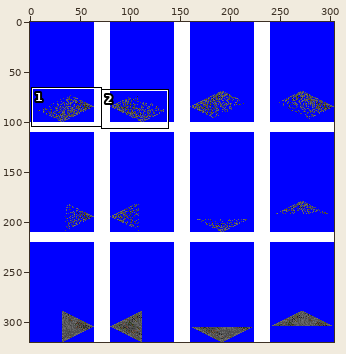
Sprite sheet: src (dirty)/gfx/ground_transition_type1.png. Above: a wide view before the commit, with the close-up outlined.
Close-up. Before:
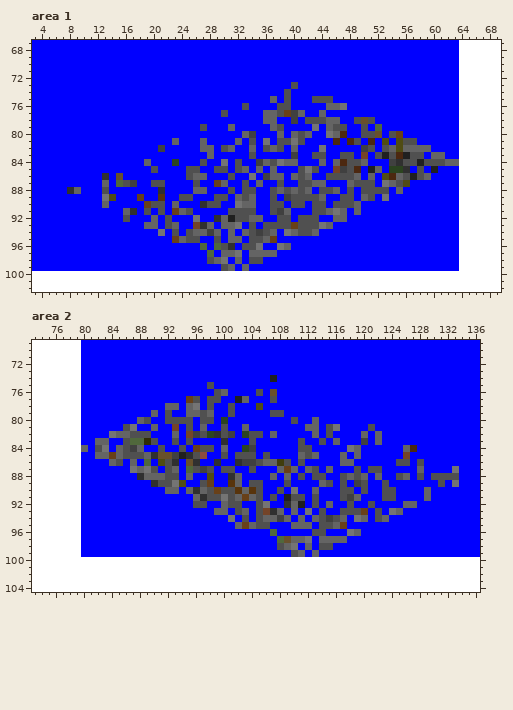
The file is 304x320 pixels. Shown: area 1: x 3..69, y 67..102; area 2: x 73..136, y 69..104. The commit also changed other parts of the picture, which this record leaves out.
Once edited:
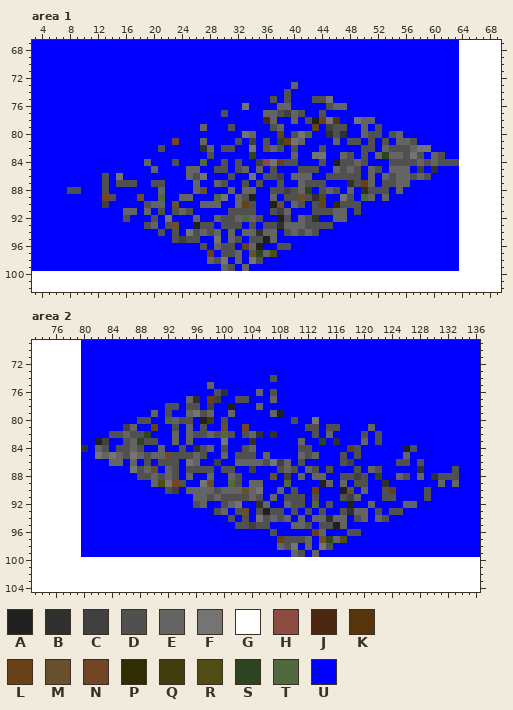
Palette (. is transparent): A #202020  B #303030  C #404040  D #505050  E #646464  F #747474  G #ffffff  H #8c4c40  J #4c2810  K #58340c  L #684018  M #68502c  N #744428  P #302c04  Q #403c0c  R #504c14  S #2c4420  T #50683c  U #0000ff
Change:
Area 1:
y 73: x 40 D -> E
y 75: x 37 E -> D; x 45 D -> F
y 76: x 33 D -> F; x 38..39 DD -> EE; x 45 E -> D; x 47 F -> E
y 77: x 39..41 LCE -> CED; x 44 E -> D
y 78: x 36 E -> J; x 40 C -> E; x 43..46 DDEE -> ALFK; x 49..51 DMD -> FEE
y 79: x 27 D -> E; x 31 E -> D; x 37..38 ED -> DE; x 43 F -> L; x 45 E -> C; x 50 D -> E; x 52 T -> D
y 80: x 33..34 EC -> FE; x 38 E -> L; x 40..42 EDE -> DFT; x 45..47 FEJ -> BDB; x 50 D -> E; x 52 M -> D; x 55 L -> E
y 81: x 23 E -> N; x 32 E -> D; x 34 D -> C; x 36 F -> D; x 38..39 DD -> SL; x 41 D -> E; x 46 J -> E; x 48 J -> D; x 51 J -> D; x 53 R -> D; x 55..56 RD -> EE
y 82: x 21 C -> D; x 27 E -> B; x 31 E -> D; x 34 E -> F; x 36 D -> M; x 40 E -> D; x 44 F -> D; x 50 C -> D; x 53..56 DERE -> EDDD; x 58..59 EE -> FF
y 83: x 28 E -> D; x 34 D -> S; x 40 C -> E; x 43..44 DD -> FF; x 47 D -> E; x 50 N -> D; x 52..57 DADJAD -> ESEEDF; x 61 E -> D
y 84: x 23 S -> D; x 27 D -> T; x 30 F -> D; x 36..40 EDFEE -> HFLDD; x 44 E -> D; x 46..47 EJ -> AD; x 49..50 DE -> ED; x 54..55 CB -> DD; x 58 A -> E; x 60 D -> E; x 62..63 EE -> DD
y 85: x 20 D -> E; x 25..26 DD -> EE; x 37 E -> D; x 42 F -> D; x 46..49 NCDJ -> EDED; x 51..52 AE -> ED; x 54..56 SSB -> EEE; x 58 D -> C; x 60 A -> B
y 86: x 13 B -> D; x 15 M -> F; x 25..27 DEE -> EDF; x 36..38 CEE -> DDC; x 41 D -> E; x 49 E -> D; x 53..54 RJ -> ED; x 56..59 DADE -> EDED
y 87: x 13 E -> D; x 15 T -> D; x 17 C -> D; x 26 D -> E; x 29..30 LE -> ED; x 35 E -> D; x 41 D -> E; x 43..44 EE -> DD; x 48 E -> B; x 50..51 DD -> LE; x 53..56 FEDR -> DDEE
y 88: x 8..9 BE -> DD; x 21 B -> E; x 27 E -> M; x 31 D -> E; x 33..34 DD -> EE; x 38..42 EDEDE -> DCDES; x 45..46 DE -> ED; x 48 D -> E; x 50 D -> B
y 89: x 13..14 FR -> ND; x 18 L -> M; x 21 K -> T; x 24..25 DD -> EE; x 29..30 DD -> TF; x 34 E -> A; x 37 D -> E; x 39 C -> D; x 41 D -> M; x 43..44 DE -> BR; x 47 D -> F; x 50..51 ED -> TE; x 53 F -> E
y 90: x 13 E -> C; x 19..21 LDD -> DEE; x 23 E -> M; x 27..29 BDD -> EEE; x 32..34 FEE -> ELD; x 37..38 DD -> AM; x 40 D -> E; x 44 D -> L; x 46 D -> P; x 49 E -> D
y 91: x 17 B -> E; x 19 D -> E; x 23 L -> D; x 45..46 EF -> DE; x 49 E -> D
y 92: x 20 E -> D; x 22 D -> F; x 26 F -> E; x 29..33 BEADD -> EDDET; x 35 E -> D; x 38 D -> A; x 41 D -> E; x 43 D -> B
y 93: x 19 E -> D; x 23 E -> M; x 26..28 NBE -> ADD; x 30..32 EEF -> DDD; x 38..41 DDLD -> BEEE; x 44..45 FE -> DD
y 94: x 21 F -> D; x 25..26 DE -> FD; x 28 C -> D; x 34..36 DCD -> EBE; x 39 F -> D; x 42..43 DE -> ED
y 95: x 23..24 LE -> DC; x 29 D -> F; x 32 E -> D; x 36..37 EL -> AE
y 96: x 27 T -> D; x 29 T -> E; x 31 B -> D; x 33..35 DDF -> LEA; x 38..39 FE -> DD
y 97: x 28 T -> L; x 30..32 EEF -> DDE; x 34..35 EE -> MS; x 37 E -> R
y 98: x 28..29 DE -> ED; x 34 D -> F
y 99: x 30..31 DE -> ED
Area 2:
y 74: x 107 A -> D
y 75: x 98 D -> E
y 76: x 100 E -> B; x 105 D -> E; x 107 M -> D
y 77: x 95..96 LD -> EB; x 98..99 DD -> LC; x 102..103 AE -> DD; x 107 D -> E
y 78: x 92..93 EE -> DD; x 95..96 EF -> DD; x 98 D -> C; x 101 D -> A; x 105 R -> E
y 79: x 96 E -> F; x 101 D -> E; x 107..108 DD -> EA
y 80: x 88 E -> D; x 92..93 DD -> TE; x 97..98 DD -> AQ; x 100 S -> D; x 113 E -> F
y 81: x 86..87 DF -> CE; x 90 E -> L; x 93 N -> D; x 95 D -> E; x 97 E -> D; x 100 D -> M; x 103 E -> N; x 112..113 EE -> DD; x 116 F -> D; x 121 D -> E
y 82: x 84..85 FE -> DD; x 89 D -> S; x 95..96 NC -> ED; x 98..101 SBDC -> EDTD; x 103..105 SDD -> DEB; x 107 E -> B; x 113 E -> D; x 115 D -> E; x 120 E -> D; x 122 E -> D
y 83: x 82..83 EE -> AC; x 87..89 TTP -> ESD; x 93 D -> E; x 95 D -> E; x 100 B -> F; x 104 D -> B; x 111 D -> E; x 114 D -> S; x 116 E -> B; x 120 C -> E; x 122 E -> D
y 84: x 80 E -> B; x 82..83 DF -> ED; x 85 E -> D; x 87..88 CE -> ED; x 91 D -> E; x 96 L -> B; x 98 D -> E; x 100 E -> D; x 103..104 SC -> DE; x 118..119 FE -> LD; x 126..127 EJ -> AD
y 85: x 82 E -> F; x 84 L -> F; x 87..91 DDEBM -> FEDEE; x 93..97 CABDH -> DDDED; x 100 D -> E; x 106 D -> E; x 117 E -> D; x 119 E -> D; x 126 N -> E
y 86: x 85 D -> E; x 89 T -> D; x 91 R -> D; x 93 B -> D; x 95..96 MB -> FE; x 99 B -> C; x 102..109 BCCDEEQD -> EEEEDFCE; x 117..118 EE -> DC
y 87: x 88..90 EFD -> DEM; x 92..93 DE -> ED; x 95 T -> D; x 97 C -> D; x 104 D -> C; x 108..110 ELE -> DED; x 115 E -> D; x 121 D -> E; x 128 E -> B; x 133 F -> D
y 88: x 88..89 BE -> DD; x 91..92 ED -> DE; x 98 R -> E; x 101..102 BE -> ED; x 107 E -> M; x 109 E -> C; x 111 D -> E; x 113..114 DD -> EE; x 118..120 EDE -> DCD; x 122 E -> S; x 125..126 DE -> ED; x 128 D -> E; x 130 D -> B
y 89: x 90..94 BDDFR -> ERFND; x 97..98 DL -> FM; x 101..102 KE -> TD; x 104..105 DD -> EE; x 109 D -> T; x 114..115 ED -> AE; x 117 D -> E; x 119 C -> D; x 123 D -> B; x 131 D -> E; x 133 F -> E
y 90: x 92..93 EE -> DC; x 96 B -> E; x 98..105 DLDDKEKD -> EDEEEMEF; x 108 D -> E; x 110 F -> D; x 113 E -> L; x 117..118 DD -> AM; x 120 D -> E; x 124 D -> L; x 129 E -> D
y 91: x 97 B -> E; x 99..100 DF -> ED; x 102..103 EL -> DD; x 107 D -> E; x 109 A -> D; x 129 E -> D
y 92: x 97 D -> E; x 100..102 EDD -> DEF; x 105..106 DF -> BE; x 109..111 BEA -> EDD; x 113 D -> T; x 115 E -> D; x 118 D -> A; x 121 D -> E
y 93: x 99 E -> D; x 103 E -> M; x 106..108 NBE -> ADD; x 110 E -> D; x 112 F -> D; x 118..120 DDL -> BEE; x 124..125 FE -> DD
y 94: x 101 F -> D; x 105..106 DE -> FD; x 108 C -> D; x 114..116 DCD -> EBE; x 119 F -> D; x 122..123 DE -> ED
y 95: x 102..104 ELE -> DDC; x 112 E -> D; x 116..117 EL -> AE
y 96: x 107 T -> D; x 113..114 DD -> LE; x 118..119 FE -> DD
y 97: x 108..112 TMEEF -> LDDDE; x 114..115 EE -> MS; x 117 E -> R
y 98: x 108..109 DE -> ED; x 114 D -> F
y 99: x 110..111 DE -> ED
